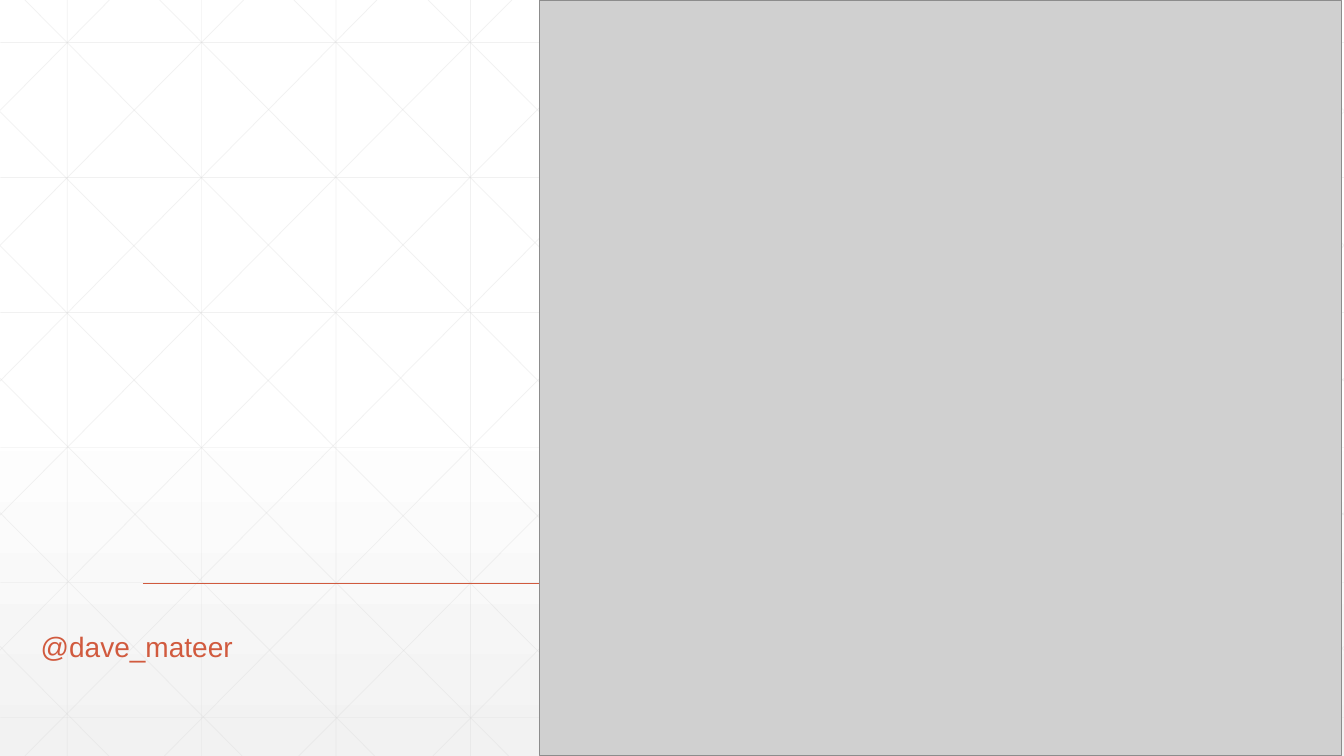
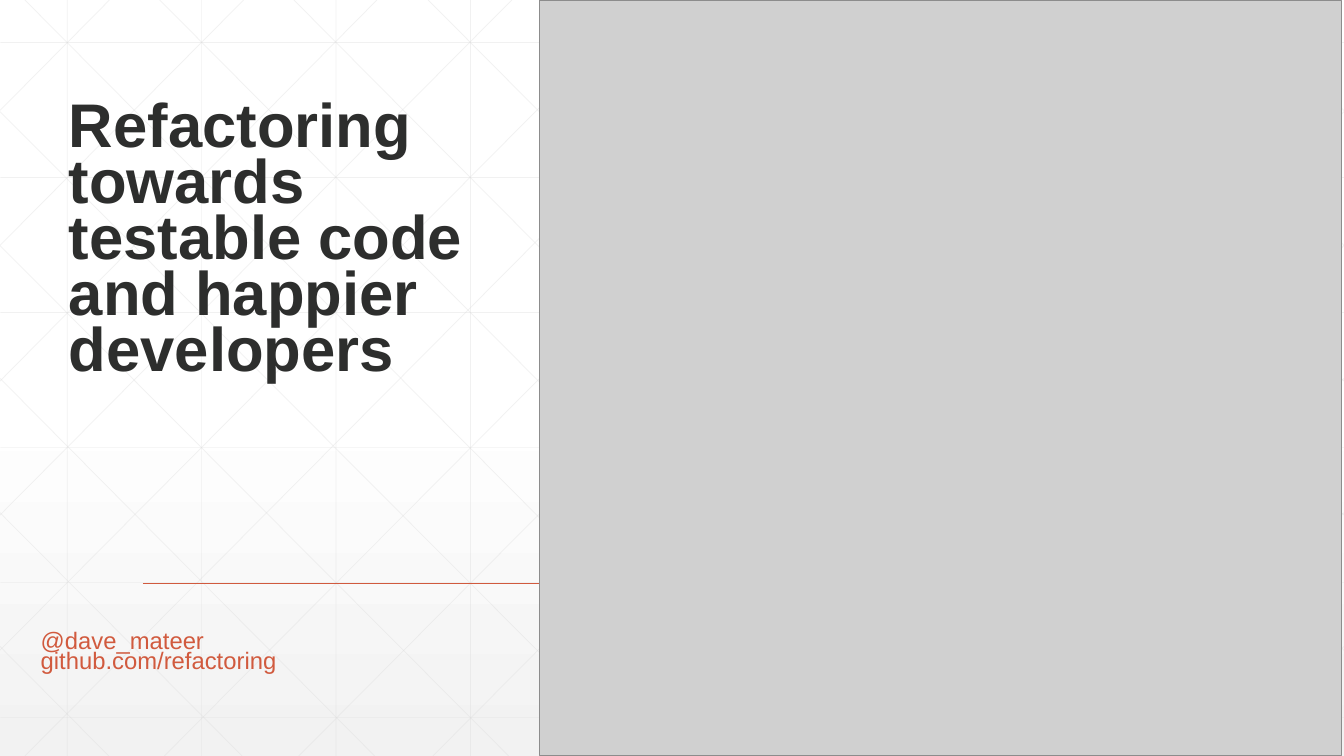
Before and after one commit to djhmateer/Refactoring, a slide deck: slide 1 of Presentation1.pptx. Drawn at 1344x756 pixels with LibreOffice and Linux fonts; fonts in the diff are those of the drawing; grey boxes stand for pictures. Boxes give left, top, right and bottom in pixels: in the first picture for what was removed or moved away, otherwise in the second. Text is boxed around its words. In the diff, an @@ line names an element or a change of style, - is before the commit and + after.

```diff
--- a/Presentation1.pptx
+++ b/Presentation1.pptx
@@ title added at box(69, 102, 463, 383), 44 pt, text #2D2E2D, bold @@
+Refactoring towards testable code and happier developers
@@ subtitle at box(41, 650, 277, 674): paragraph added @@
+github.com/refactoring
@@ subtitle at box(41, 631, 204, 655): size 20 to 17 pt in "@dave_mateer"; line spacing 0.9 to 0.7 @@
```
Also in this commit, not shown: 1 other slide changed, 6 other files.
